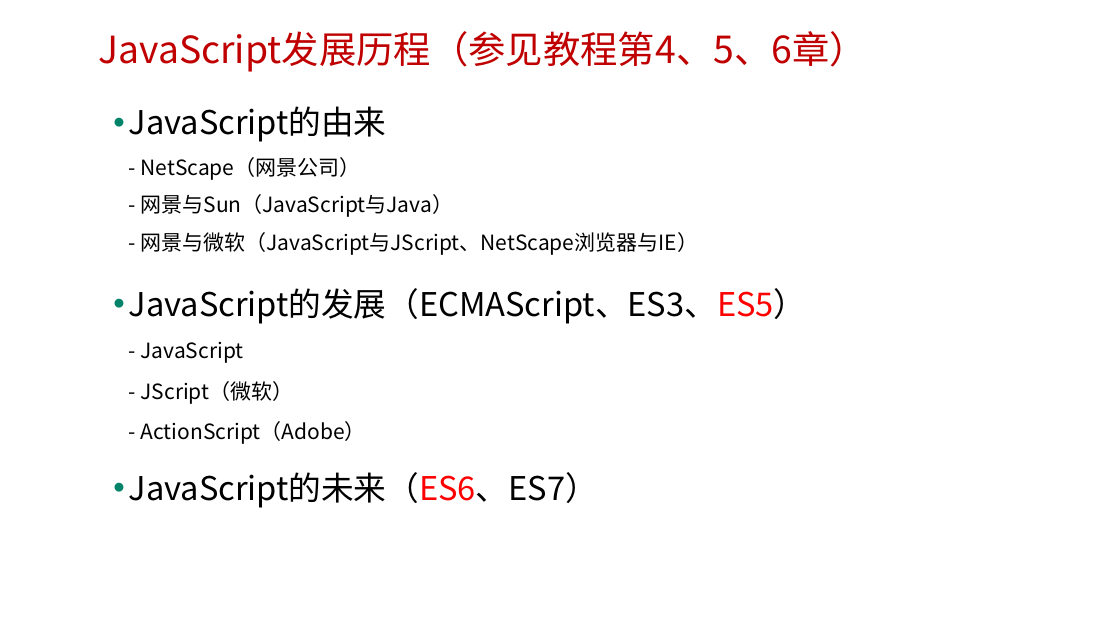
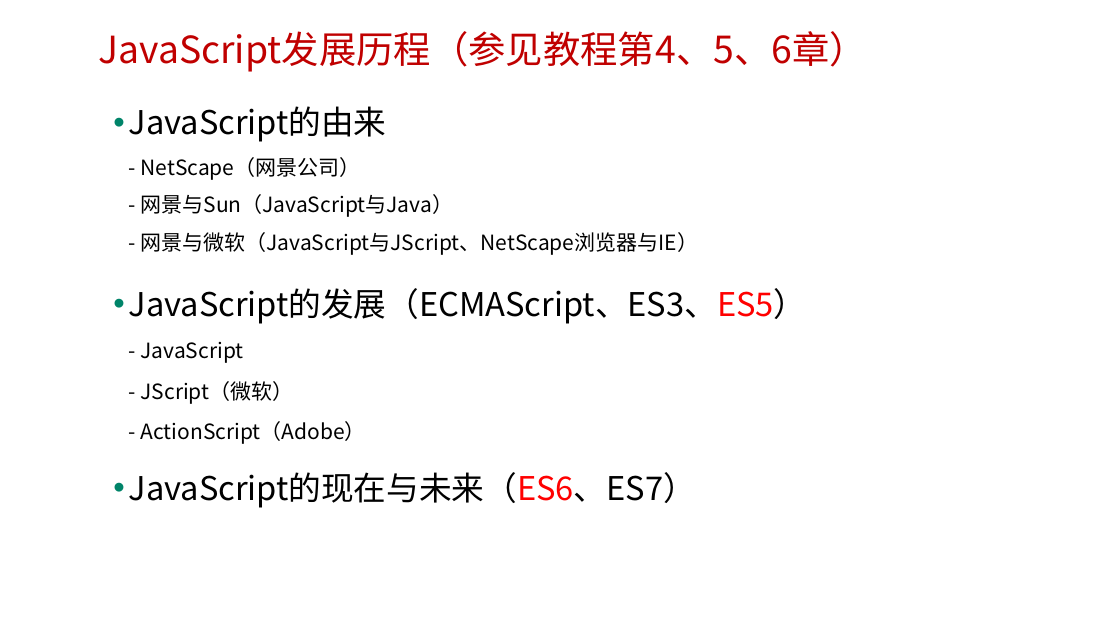
Before and after one commit to edu2act/course-javascript-advanced, a slide deck: slide 16 of 课程PPT/01.JavaScript发展历程及语言特点.pptx. Drawn at 1120x630 pixels with LibreOffice and Linux fonts; fonts in the diff are those of the drawing; background and template pictures are left out. Boxes give left, top, right and bottom in pixels: in the first picture for what was removed or moved away, otherwise in the second. Text is boxed around its words. In the diff, an @@ line names an element or a change of style, - is before the commit and + after.

```diff
--- a/课程PPT/01.JavaScript发展历程及语言特点.pptx
+++ b/课程PPT/01.JavaScript发展历程及语言特点.pptx
@@ text at [129, 472, 696, 508]: text changed @@
-• JavaScript的未来（ES6、ES7）
+• JavaScript的现在与未来（ES6、ES7）
```
Also in this commit, not shown: 6 other slides changed, 14 other files.
